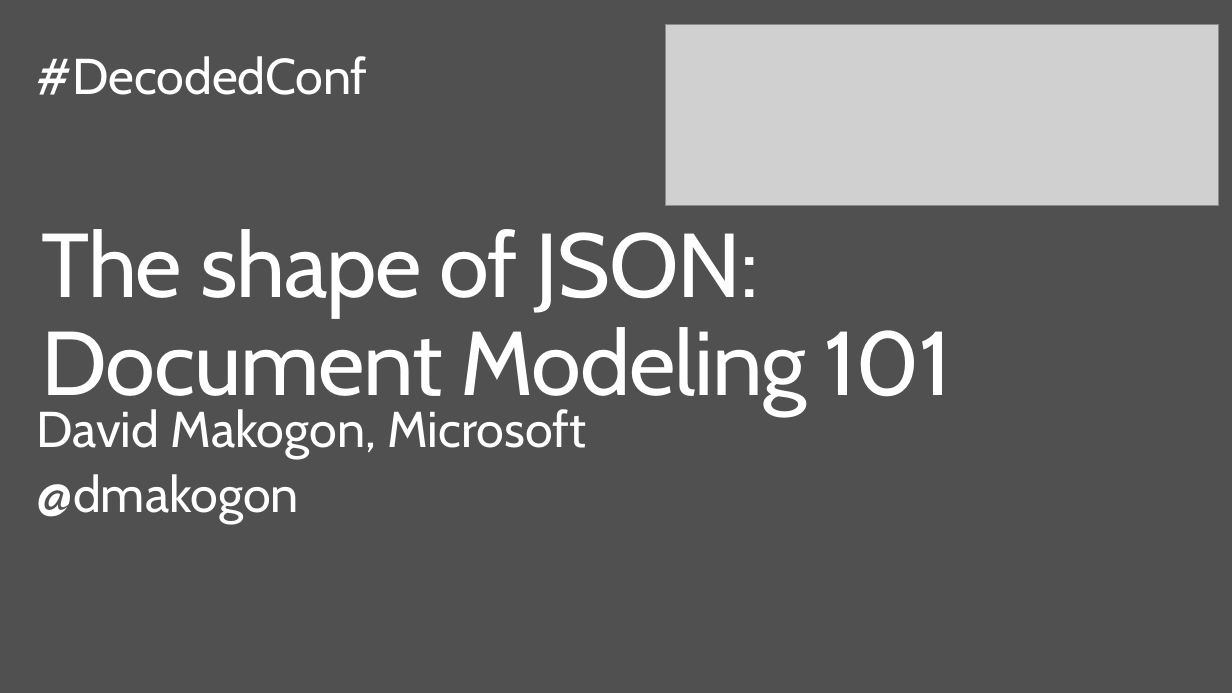
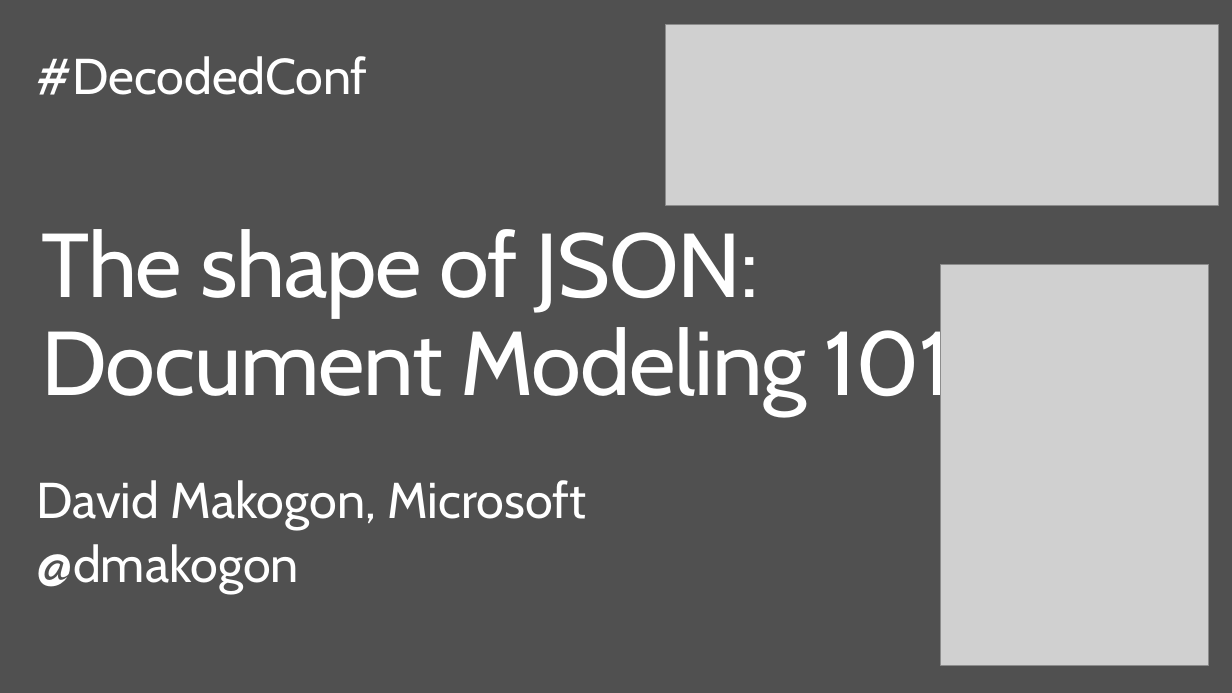
Before and after one commit to dmakogon/decodedconf2016, a slide deck: slide 1 of docmodeling/makogon-docmodeling.pptx. Drawn at 1232x693 pixels with LibreOffice and Linux fonts; fonts in the diff are those of the drawing; grey boxes stand for pictures. Boxes give left, top, right and bottom in pixels: in the first picture for what was removed or moved away, otherwise in the second. Text is boxed around its words. In the diff, an @@ line names an element or a change of style, - is before the commit and + after.

Commit message:
tweaks for doc modeling talk

```diff
--- a/docmodeling/makogon-docmodeling.pptx
+++ b/docmodeling/makogon-docmodeling.pptx
@@ picture added at (940,265,1208,665) @@
@@ text "David Makogon, Microsoft": place and size @@
-text "David Makogon, Microsoft" at (37,409,586,523)
+text "David Makogon, Microsoft" at (37,480,586,593)
```
Also in this commit, not shown: 7 other slides changed, 1 other file.
